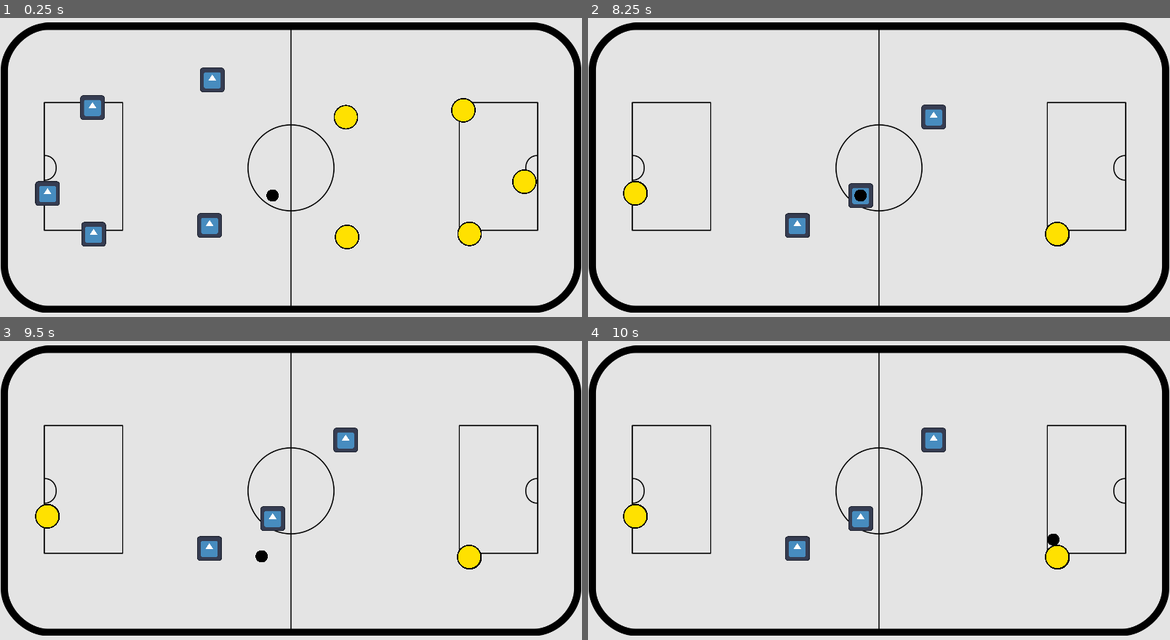
Above: before the commit, frames 1-4 (two rows, left to right).
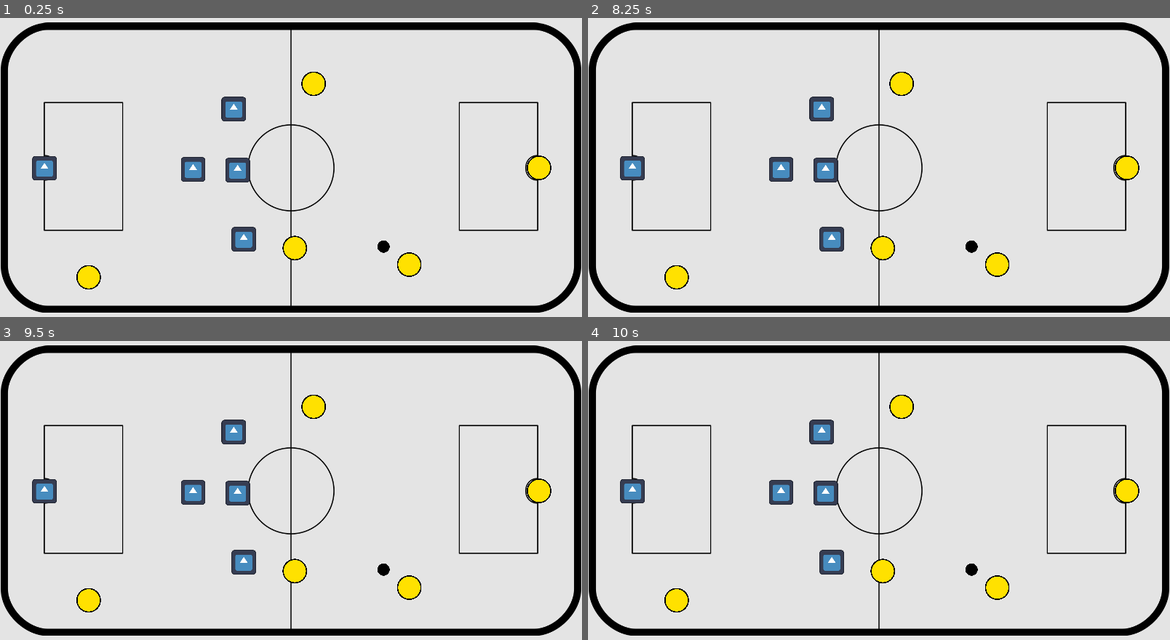
Above: after the commit, the same moments.

Repository: Alquemar/PizarraTactica
Game: Godot game, scene res://prefabs/node_2d.tscn
Two runs of this game, one before a commit and one after it. Both use one fixed random seed, a clock stepped at 60 frames per second and the inputs below. The project has no main scene, so this scene is started directly. The engine's default icon, where the game draws it, is replaced by a stand-in: a white triangle on a blue panel in a dark square.
Inputs (mouse positions are in pixels of both pictures, inside the frame that each line leads up to):
- Up to frame 1 (0.25 s): no input
- Up to frame 2 (8.25 s): tap Enter at 0.5, 2, 3.5 s; move the mouse to (1111, 182) at 0.52 s; press the mouse at (1111, 182) at 0.53 s; tap Space at 1.25, 2.75, 4.25 s; move the mouse to (681, 107) at 1.27 s; release the mouse at (681, 107) at 1.28 s; click (681, 107) at 1.35 s; move the mouse to (931, 116) at 2.02 s; press the mouse at (931, 116) at 2.03 s; move the mouse to (1053, 110) at 2.77 s; release the mouse at (1053, 110) at 2.78 s; click (1053, 110) at 2.85 s; move the mouse to (1059, 233) at 3.52 s; press the mouse at (1059, 233) at 3.53 s; move the mouse to (937, 236) at 4.27 s; release the mouse at (937, 236) at 4.28 s; click (937, 236) at 4.35 s; move the mouse to (634, 194) at 5.02 s; press the mouse at (634, 194) at 5.03 s; move the mouse to (681, 233) at 5.77 s; release the mouse at (681, 233) at 5.78 s; click (681, 233) at 5.85 s; move the mouse to (797, 224) at 6.52 s; press the mouse at (797, 224) at 6.53 s; move the mouse to (797, 80) at 7.27 s; release the mouse at (797, 80) at 7.28 s; click (797, 80) at 7.35 s; move the mouse to (861, 194) at 8.02 s; press the mouse at (861, 194) at 8.03 s
- Up to frame 3 (9.5 s): move the mouse to (261, 556) at 8.77 s; release the mouse at (261, 556) at 8.78 s; click (261, 556) at 8.85 s
- Up to frame 4 (10 s): move the mouse to (1053, 541) at 9.52 s; press the mouse at (1053, 541) at 9.53 s

The runs differ from the first frame. In frame 1, 6.3% of the frame differs, in the area x 5-95%, y 16-91%; in frame 2, 4.7%; in frame 3, 4.8%; in frame 4, 4.8%.

Commit message:
Improved moving the players

Diff:
--- a/prefabs/ball.tscn
+++ b/prefabs/ball.tscn
@@ -17,5 +17,9 @@
 [node name="Area2D" type="CollisionShape2D" parent="."]
 shape = SubResource("CircleShape2D_p0ekj")
 
+[node name="Timer" type="Timer" parent="."]
+wait_time = 0.1
+
 [connection signal="mouse_entered" from="." to="." method="_on_mouse_entered"]
 [connection signal="mouse_exited" from="." to="." method="_on_mouse_exited"]
+[connection signal="timeout" from="Timer" to="." method="_on_timer_timeout"]
--- a/prefabs/node_2d.tscn
+++ b/prefabs/node_2d.tscn
@@ -15,35 +15,35 @@
 position = Vector2(756, 378)
 texture = ExtResource("2_cuqsr")
 
-[node name="testplayer10" parent="." instance=ExtResource("3_f0x78")]
-position = Vector2(1364, 414)
+[node name="testplayer" parent="." instance=ExtResource("1_vod5s")]
+position = Vector2(501, 382)
 
-[node name="testplayer" parent="." instance=ExtResource("1_vod5s")]
-position = Vector2(239, 221)
+[node name="testplayer2" parent="." instance=ExtResource("1_vod5s")]
+position = Vector2(114, 379)
 
-[node name="testplayer2" parent="." instance=ExtResource("3_f0x78")]
-position = Vector2(899, 246)
+[node name="testplayer3" parent="." instance=ExtResource("1_vod5s")]
+position = Vector2(633, 564)
 
-[node name="testplayer3" parent="." instance=ExtResource("3_f0x78")]
-position = Vector2(1205, 228)
+[node name="testplayer4" parent="." instance=ExtResource("1_vod5s")]
+position = Vector2(617, 384)
 
-[node name="testplayer4" parent="." instance=ExtResource("3_f0x78")]
-position = Vector2(1221, 550)
-
-[node name="testplayer5" parent="." instance=ExtResource("3_f0x78")]
-position = Vector2(902, 558)
-
-[node name="testplayer6" parent="." instance=ExtResource("1_vod5s")]
-position = Vector2(122, 445)
-
-[node name="testplayer7" parent="." instance=ExtResource("1_vod5s")]
-position = Vector2(242, 551)
-
-[node name="testplayer8" parent="." instance=ExtResource("1_vod5s")]
-position = Vector2(544, 528)
-
-[node name="testplayer9" parent="." instance=ExtResource("1_vod5s")]
-position = Vector2(551, 149)
+[node name="testplayer5" parent="." instance=ExtResource("1_vod5s")]
+position = Vector2(607, 225)
 
 [node name="ball" parent="." instance=ExtResource("4_jaj56")]
-position = Vector2(708, 450)
+position = Vector2(997, 583)
+
+[node name="player" parent="." instance=ExtResource("3_f0x78")]
+position = Vector2(766, 587)
+
+[node name="player2" parent="." instance=ExtResource("3_f0x78")]
+position = Vector2(229, 663)
+
+[node name="player3" parent="." instance=ExtResource("3_f0x78")]
+position = Vector2(815, 159)
+
+[node name="player4" parent="." instance=ExtResource("3_f0x78")]
+position = Vector2(1064, 630)
+
+[node name="player5" parent="." instance=ExtResource("3_f0x78")]
+position = Vector2(1402, 378)
--- a/prefabs/player.tscn
+++ b/prefabs/player.tscn
@@ -6,7 +6,7 @@
 [sub_resource type="CircleShape2D" id="CircleShape2D_p0ekj"]
 radius = 65.0
 
-[node name="testplayer" type="Area2D"]
+[node name="player" type="Area2D"]
 scale = Vector2(0.5, 0.5)
 script = ExtResource("1_xsb31")
 
@@ -17,5 +17,9 @@
 [node name="Area2D" type="CollisionShape2D" parent="."]
 shape = SubResource("CircleShape2D_p0ekj")
 
+[node name="Timer" type="Timer" parent="."]
+wait_time = 0.1
+
 [connection signal="mouse_entered" from="." to="." method="_on_mouse_entered"]
 [connection signal="mouse_exited" from="." to="." method="_on_mouse_exited"]
+[connection signal="timeout" from="Timer" to="." method="_on_timer_timeout"]
--- a/prefabs/testplayer.tscn
+++ b/prefabs/testplayer.tscn
@@ -1,20 +1,24 @@
-[gd_scene load_steps=4 format=3 uid="uid://dwujme1f32rhr"]
+[gd_scene load_steps=4 format=3 uid="uid://p25grhomxbc5"]
 
 [ext_resource type="Texture2D" uid="uid://dv4jdl5ygfp7g" path="res://resources/svg/icon.svg" id="1_gmsyy"]
-[ext_resource type="Script" path="res://resources/code/testplayer.gd" id="1_rygpb"]
+[ext_resource type="Script" path="res://resources/code/testplayer.gd" id="1_nh7rr"]
 
-[sub_resource type="RectangleShape2D" id="RectangleShape2D_5yq0x"]
-size = Vector2(120, 120)
+[sub_resource type="CircleShape2D" id="CircleShape2D_p0ekj"]
+radius = 65.0
 
 [node name="testplayer" type="Area2D"]
 scale = Vector2(0.5, 0.5)
-script = ExtResource("1_rygpb")
+script = ExtResource("1_nh7rr")
 
 [node name="Icon" type="Sprite2D" parent="."]
 texture = ExtResource("1_gmsyy")
 
 [node name="Area2D" type="CollisionShape2D" parent="."]
-shape = SubResource("RectangleShape2D_5yq0x")
+shape = SubResource("CircleShape2D_p0ekj")
+
+[node name="Timer" type="Timer" parent="."]
+wait_time = 0.1
 
 [connection signal="mouse_entered" from="." to="." method="_on_mouse_entered"]
 [connection signal="mouse_exited" from="." to="." method="_on_mouse_exited"]
+[connection signal="timeout" from="Timer" to="." method="_on_timer_timeout"]
--- a/resources/code/ball.gd
+++ b/resources/code/ball.gd
@@ -17,10 +17,16 @@
 
 	if follo == false:
 		if Input.is_action_pressed("lclick") and mover == true:
-			follo = true
+			print("mm")
+			$Timer.start()
 	else:
 		global_position -= modif
 		if Input.is_action_pressed("lclick"):
-			follo = false
+			print("nn")
+			$Timer.start()
 
 	mopos = get_global_mouse_position()
+
+func _on_timer_timeout() -> void:
+	follo = not follo
+	$Timer.stop()
--- a/resources/code/testplayer.gd
+++ b/resources/code/testplayer.gd
@@ -18,10 +18,16 @@
 
 	if follo == false:
 		if Input.is_action_pressed("lclick") and mover == true:
-			follo = true
+			print("mm")
+			$Timer.start()
 	else:
 		global_position -= modif
 		if Input.is_action_pressed("lclick"):
-			follo = false
+			print("nn")
+			$Timer.start()
 
 	mopos = get_global_mouse_position()
+
+func _on_timer_timeout() -> void:
+	follo = not follo
+	$Timer.stop()
Not shown: 1 places in prefabs/node_2d.tscn that only renumber resources
Not shown, added: debug.log
